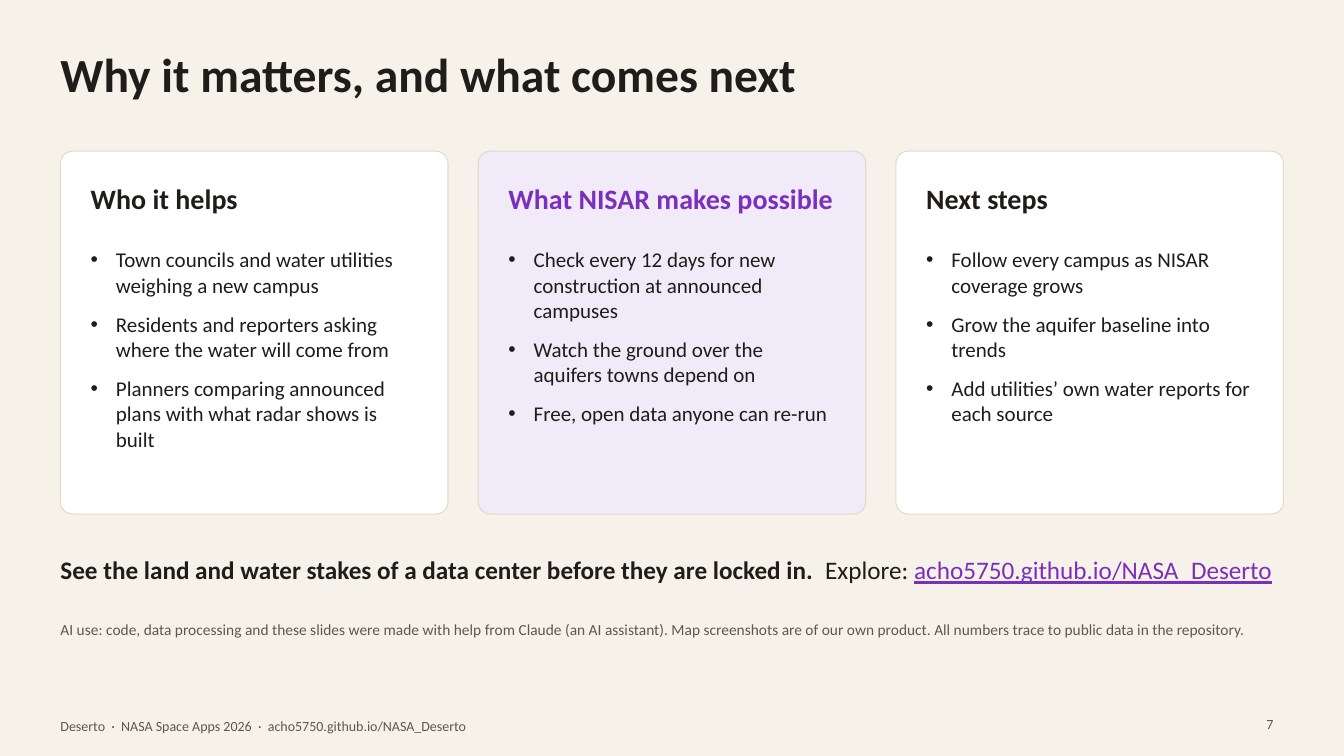
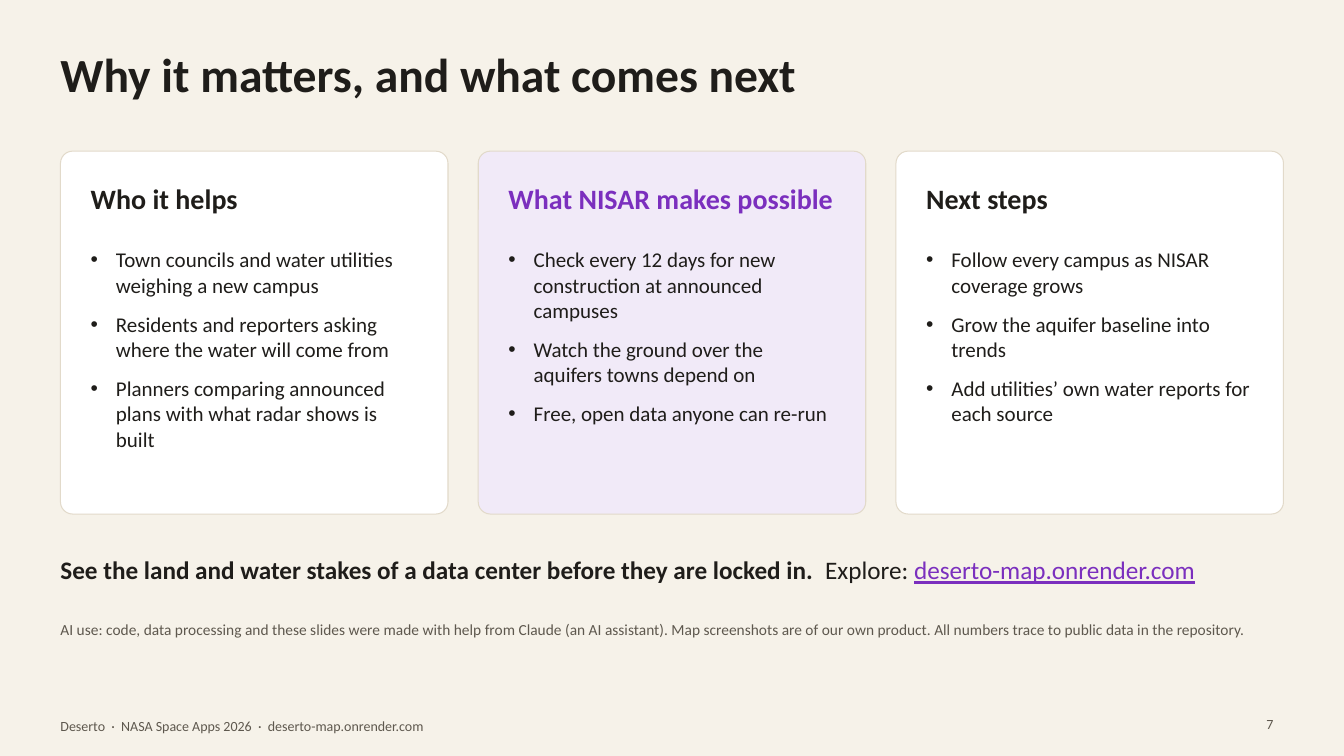
Before and after one commit to acho5750/NASA_Deserto, a slide deck: slide 7 of docs/deck/Data_Centers_and_Water_deck.pptx. Drawn at 1344x756 pixels with LibreOffice and Linux fonts; fonts in the diff are those of the drawing. Boxes give left, top, right and bottom in pixels: in the first picture for what was removed or moved away, otherwise in the second. Text is boxed around its words. In the diff, an @@ line names an element or a change of style, - is before the commit and + after.

```diff
--- a/docs/deck/Data_Centers_and_Water_deck.pptx
+++ b/docs/deck/Data_Centers_and_Water_deck.pptx
@@ text at (x1=60, y1=561, x2=1195, y2=584): text changed @@
-See the land and water stakes of a data center before they are locked in. Explore: acho5750.github.io/NASA_Deserto
+See the land and water stakes of a data center before they are locked in. Explore: deserto-map.onrender.com
@@ text at (x1=60, y1=721, x2=424, y2=733): text changed @@
-Deserto · NASA Space Apps 2026 · acho5750.github.io/NASA_Deserto
+Deserto · NASA Space Apps 2026 · deserto-map.onrender.com
```
Also in this commit, not shown: 6 other slides changed, 2 other files.
